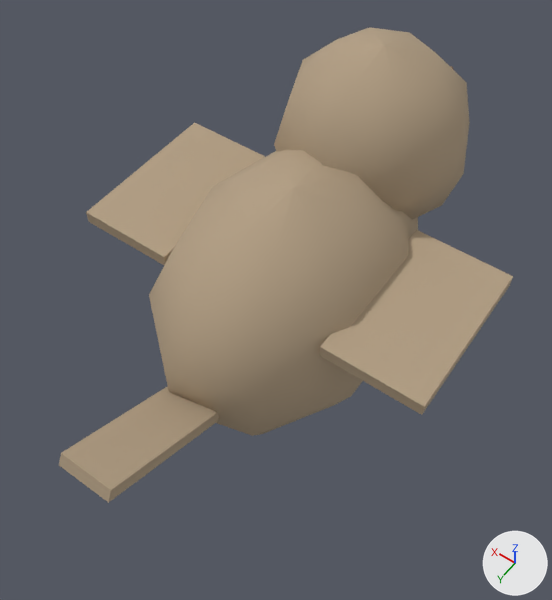
The glTF model web/models/critter_sparrow.glb as it was, and as the next commit left it.
Rendered twice from a 50 mm lens placed at (-0.0812, 0.1215, 0.2247), pointed at (-0.002, 0.0106, 0.0505). Every picture has the same lights, and +X, +Y and +Z are marked at lower right. The picture after the commit comes second. Where no turn or scale is listed for an object, it has been applied to the vertices. Vertices at exactly the same position are counted once.

Objects in the first picture: 'Sparrow_Body', 'Sparrow_Head', 'Sparrow_Tail', 'Sparrow_Wing0', 'Sparrow_Wing1'.
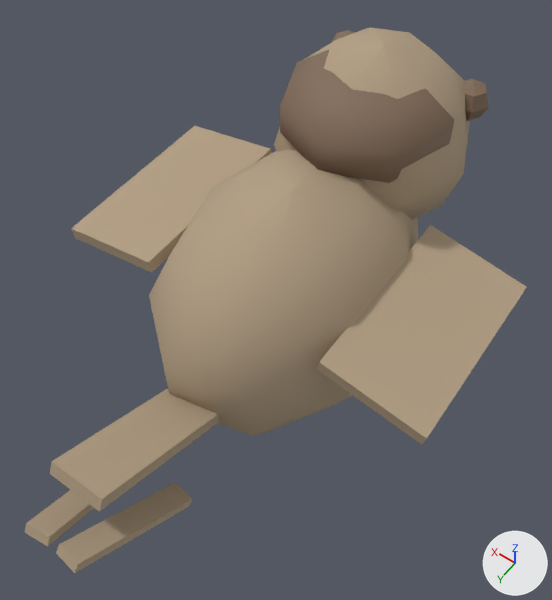
Where the newer file only moved an object's origin or applied its transform, the numbers keep the older frame.

Patch to the scene script:
```diff
--- a/web/models/critter_sparrow.glb.py
+++ b/web/models/critter_sparrow.glb.py
@@ me_sparrow_wing0 @@
-me_sparrow_wing0.from_pydata(...)  # 8 vertices, 12 faces; spans x -0.03..0.0, y -0.025..0.025, z -0.002..0.002
-me_sparrow_wing0.vertices[0].co = (-0.03, -0.025, -0.002)  # pixel (509, 285)
-me_sparrow_wing0.vertices[1].co = (0.0, -0.025, -0.002)
-me_sparrow_wing0.vertices[2].co = (0.0, 0.025, -0.002)  # pixel (319, 355)
-me_sparrow_wing0.vertices[3].co = (-0.03, 0.025, -0.002)  # pixel (421, 415)
-me_sparrow_wing0.vertices[4].co = (-0.03, -0.025, 0.002)  # pixel (513, 276)
-me_sparrow_wing0.vertices[5].co = (0.0, -0.025, 0.002)  # pixel (416, 229)
-me_sparrow_wing0.vertices[6].co = (0.0, 0.025, 0.002)  # pixel (320, 346)
-me_sparrow_wing0.vertices[7].co = (-0.03, 0.025, 0.002)  # pixel (424, 406)
+me_sparrow_wing0.from_pydata(...)  # 8 vertices, 12 faces; spans x -0.0338..-0.0016, y -0.029..0.029, z -0.0077..0.002
+# me_sparrow_wing0 part 1
+me_sparrow_wing0.vertices[0].co = (-0.0331, -0.029, -0.0077)  # pixel (521, 294)
+me_sparrow_wing0.vertices[1].co = (-0.0016, -0.029, -0.002)
+me_sparrow_wing0.vertices[2].co = (-0.0016, 0.029, -0.002)  # pixel (316, 369)
+me_sparrow_wing0.vertices[3].co = (-0.0331, 0.029, -0.0077)  # pixel (421, 444)
+me_sparrow_wing0.vertices[4].co = (-0.0338, -0.029, -0.0038)  # pixel (526, 286)
+me_sparrow_wing0.vertices[5].co = (-0.0024, -0.029, 0.002)  # pixel (430, 224)
+me_sparrow_wing0.vertices[6].co = (-0.0024, 0.029, 0.002)  # pixel (319, 362)
+me_sparrow_wing0.vertices[7].co = (-0.0338, 0.029, -0.0038)  # pixel (426, 438)
 me_sparrow_wing0.materials.append(mat_sparrowbrown)
@@ me_sparrow_wing1 @@
-me_sparrow_wing1.from_pydata(...)  # 8 vertices, 12 faces; spans x 0.0..0.03, y -0.025..0.025, z -0.002..0.002
-me_sparrow_wing1.vertices[0].co = (0.0, -0.025, -0.002)
-me_sparrow_wing1.vertices[1].co = (0.03, -0.025, -0.002)
-me_sparrow_wing1.vertices[2].co = (0.03, 0.025, -0.002)  # pixel (88, 221)
-me_sparrow_wing1.vertices[3].co = (0.0, 0.025, -0.002)
-me_sparrow_wing1.vertices[4].co = (0.0, -0.025, 0.002)
-me_sparrow_wing1.vertices[5].co = (0.03, -0.025, 0.002)  # pixel (194, 122)
-me_sparrow_wing1.vertices[6].co = (0.03, 0.025, 0.002)  # pixel (86, 212)
-me_sparrow_wing1.vertices[7].co = (0.0, 0.025, 0.002)  # pixel (164, 257)
+me_sparrow_wing1.from_pydata(...)  # 8 vertices, 12 faces; spans x 0.0016..0.0338, y -0.029..0.029, z -0.0077..0.002
+# me_sparrow_wing1 part 2
+me_sparrow_wing1.vertices[0].co = (0.0016, -0.029, -0.002)
+me_sparrow_wing1.vertices[1].co = (0.0331, -0.029, -0.0077)
+me_sparrow_wing1.vertices[2].co = (0.0331, 0.029, -0.0077)  # pixel (75, 238)
+me_sparrow_wing1.vertices[3].co = (0.0016, 0.029, -0.002)  # pixel (152, 272)
+me_sparrow_wing1.vertices[4].co = (0.0024, -0.029, 0.002)  # pixel (270, 148)
+me_sparrow_wing1.vertices[5].co = (0.0338, -0.029, -0.0038)  # pixel (194, 125)
+me_sparrow_wing1.vertices[6].co = (0.0338, 0.029, -0.0038)  # pixel (71, 228)
+me_sparrow_wing1.vertices[7].co = (0.0024, 0.029, 0.002)  # pixel (148, 262)
 me_sparrow_wing1.materials.append(mat_sparrowbrown)
@@ me_sparrow_tailf_1 @@
+me_sparrow_tailf_1.from_pydata([(-0.0054, -0.0157, -0.0117), (0.0015, -0.0166, -0.0117), (0.0056, 0.0173, 0.0092), (-0.0013, 0.0181, 0.0092), (-0.0056, -0.0173, -0.0092), (0.0013, -0.0181, -0.0092), (0.0054, 0.0157, 0.0117), (-0.0015, 0.0166, 0.0117)], [], [(0, 3, 2), (0, 2, 1), (4, 5, 6), (4, 6, 7), (0, 1, 5), (0, 5, 4), (1, 2, 6), (1, 6, 5), (2, 3, 7), (2, 7, 6), (3, 0, 4), (3, 4, 7)])
+me_sparrow_tailf_1.materials.append(mat_sparrowbrown)  # beige #b29e83
@@ me_sparrow_tailf1 @@
+me_sparrow_tailf1.from_pydata([(-0.0015, -0.0166, -0.0117), (0.0054, -0.0157, -0.0117), (0.0013, 0.0181, 0.0092), (-0.0056, 0.0173, 0.0092), (-0.0013, -0.0181, -0.0092), (0.0056, -0.0173, -0.0092), (0.0015, 0.0166, 0.0117), (-0.0054, 0.0157, 0.0117)], [], [(0, 3, 2), (0, 2, 1), (4, 5, 6), (4, 6, 7), (0, 1, 5), (0, 5, 4), (1, 2, 6), (1, 6, 5), (2, 3, 7), (2, 7, 6), (3, 0, 4), (3, 4, 7)])
+me_sparrow_tailf1.materials.append(mat_sparrowbrown)  # beige #b29e83
@@ ob_sparrow_tail @@
 ob_sparrow_tail = bpy.data.objects.new('Sparrow_Tail', me_sparrow_tail)
-ob_sparrow_tail.location = (0.0, 0.062, 0.048)
+ob_sparrow_tail.location = (0.0, 0.064, 0.048)
@@ ob_sparrow_tailf_1 @@
+ob_sparrow_tailf_1 = bpy.data.objects.new('Sparrow_TailF-1', me_sparrow_tailf_1)
+ob_sparrow_tailf_1.location = (-0.007, 0.082, 0.036)
@@ ob_sparrow_tailf1 @@
+ob_sparrow_tailf1 = bpy.data.objects.new('Sparrow_TailF1', me_sparrow_tailf1)
+ob_sparrow_tailf1.location = (0.007, 0.082, 0.036)
@@ ob_sparrow_eyer @@
+ob_sparrow_eyer = bpy.data.objects.new('Sparrow_EyeR', me_sparrow_eyer)  # 25 vertices, 36 faces; spans x -0.006..0.006, y -0.0052..0.0052, z -0.006..0.006; in mat_wooddark (brown #816a56)
+ob_sparrow_eyer.location = (0.021, -0.059, 0.086)
@@ ob_sparrow_eyel @@
+ob_sparrow_eyel = bpy.data.objects.new('Sparrow_EyeL', me_sparrow_eyer.copy())
+ob_sparrow_eyel.location = (-0.021, -0.059, 0.086)
@@ ob_sparrow_cap @@
+ob_sparrow_cap = bpy.data.objects.new('Sparrow_Cap', me_sparrow_cap)  # 41 vertices, 64 faces; spans x -0.0253..0.0253, y -0.0266..0.0266, z -0.0154..0.0154; in mat_wooddark (brown #816a56)
+ob_sparrow_cap.location = (0.0, -0.038, 0.087)
```

Location of each change, [x1, y1, x2, y2] in pixels of the pictures (552 x 600 px):
'Sparrow_Wing0', reshaped (9% wider, 19% taller)
    before: [319, 230, 513, 415]
    after: [316, 225, 527, 445]
'Sparrow_Cap', added (brown)
    after: [280, 50, 454, 183]
'Sparrow_Wing1', reshaped (12% wider)
    before: [86, 123, 265, 265]
    after: [71, 126, 271, 272]
'Sparrow_Tail', moved
    before: [59, 386, 219, 503]
    after: [50, 388, 219, 512]
'Sparrow_TailF-1', added (beige)
    after: [56, 483, 192, 573]
'Sparrow_TailF1', added (beige)
    after: [25, 490, 94, 546]
'Sparrow_EyeL', added (brown)
    after: [464, 79, 489, 121]
'Sparrow_EyeR', added (mostly hidden)
    after: [331, 30, 355, 43]
